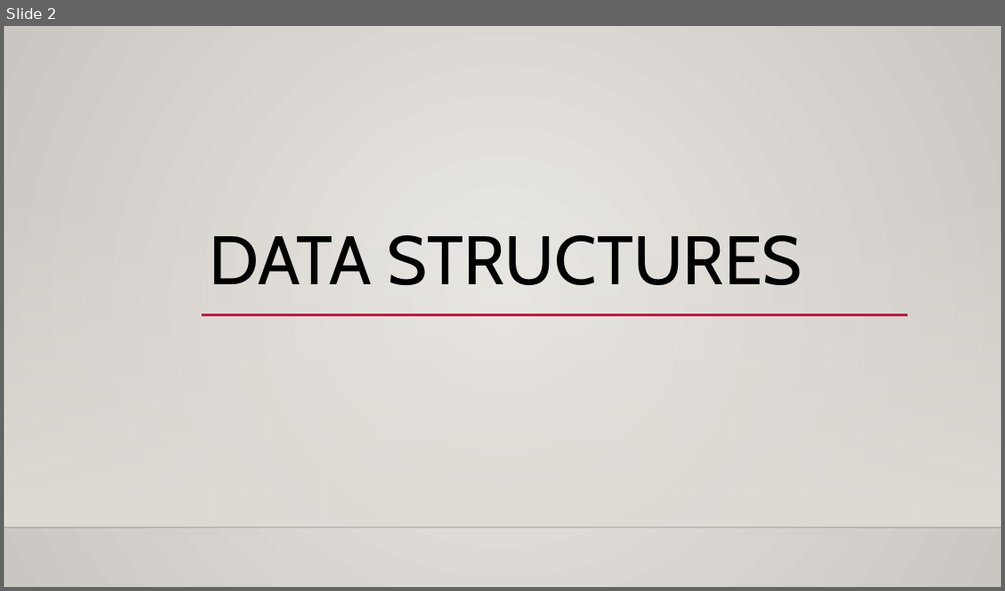
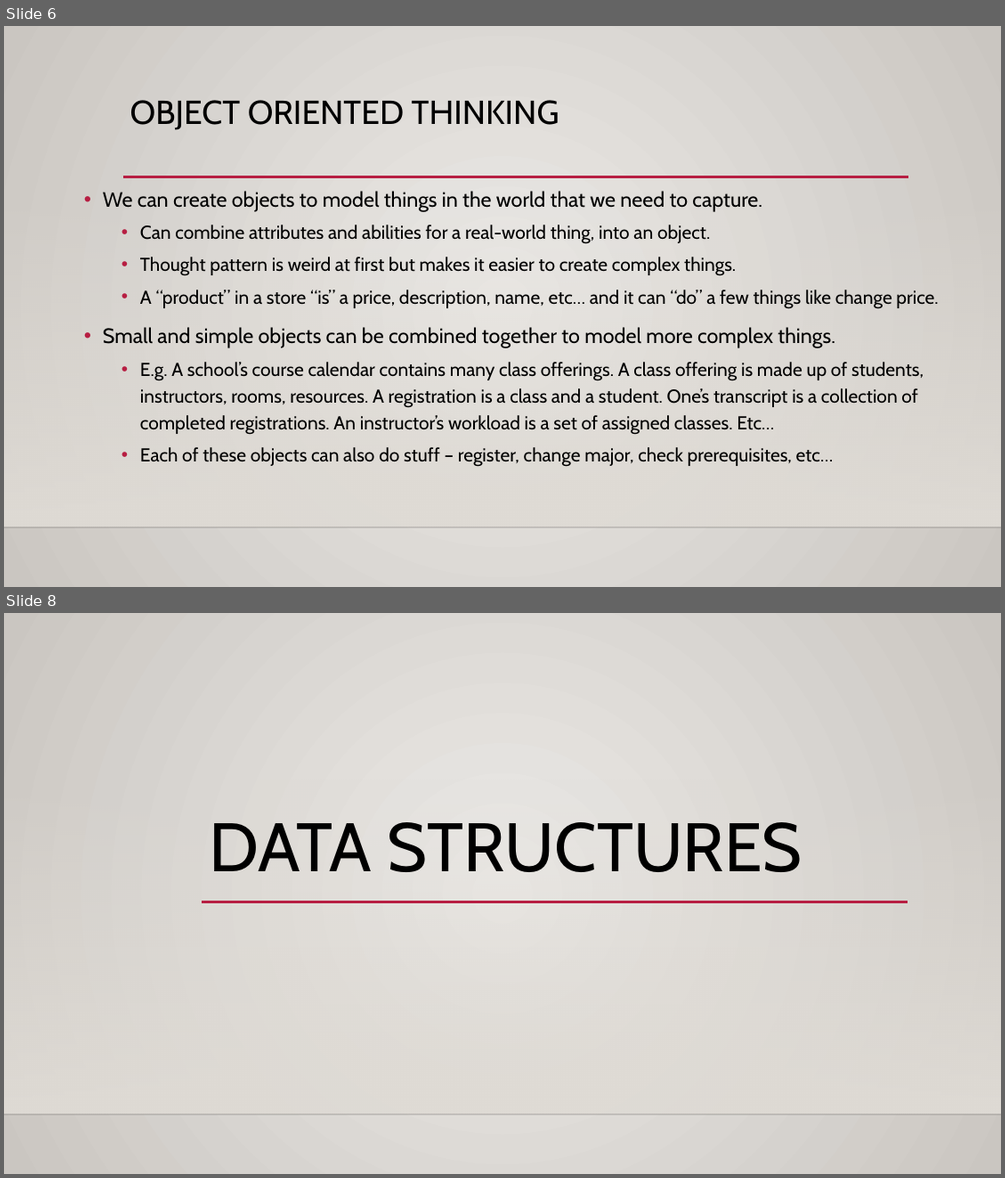
Before and after one commit to AkeemSemperDataScience/Programming_Basics_for_Machine_Learning_Students, a slide deck: reference_material/slides/007_other_data_structures.pptx. Shown one above the other, each under a label of ours: slide 2 before the commit, slides 6 and 8 after it; the slides between them are not shown. The pictures are 1005x591 and 1005x1178 pixels, drawn with LibreOffice and Linux fonts; fonts in the diff are those of the drawing; background and template pictures are left out. Boxes give left, top, right and bottom in pixels: in the first picture for what was removed or moved away, otherwise in the second. Text is boxed around its words. In the diff, an @@ line names an element or a change of style, - is before the commit and + after.

```diff
--- a/reference_material/slides/007_other_data_structures.pptx
+++ b/reference_material/slides/007_other_data_structures.pptx
@@ slide 6 added at [4,26,1001,587], background gradient #ECEAE7 to #CAC7C1; not listed: 2 template elements that a slide beside it also shows @@
@@ title added at [130,100,559,130], 32 pt, text #000000 @@
+OBJECT ORIENTED THINKING
@@ line added from (123, 177) to (909, 177), #B71E42 2.5 pt @@
@@ text added at [103,191,938,467], 18 pt, text #000000 @@
+• We can create objects to model things in the world that we need to capture.
+  • Can combine attributes and abilities for a real-world thing, into an object.
+  • Thought pattern is weird at first but makes it easier to create complex things.
+  • A “product” in a store “is” a price, description, name, etc… and it can “do” a few things like change price.
+• Small and simple objects can be combined together to model more complex things.
+  • E.g. A school’s course calendar contains many class offerings. A class offering is made up of students, instructors, rooms, resources. A registration is a class and a student. One’s transcript is a collection of completed registrations. An instructor’s workload is a set of assigned classes. Etc…
+  • Each of these objects can also do stuff – register, change major, check prerequisites, etc…
@@ what was slide 2 is now slide 8 @@
```
Also in this commit, not shown: 8 slides changed, 12 other slides added, 1 slide removed, 5 other files.
